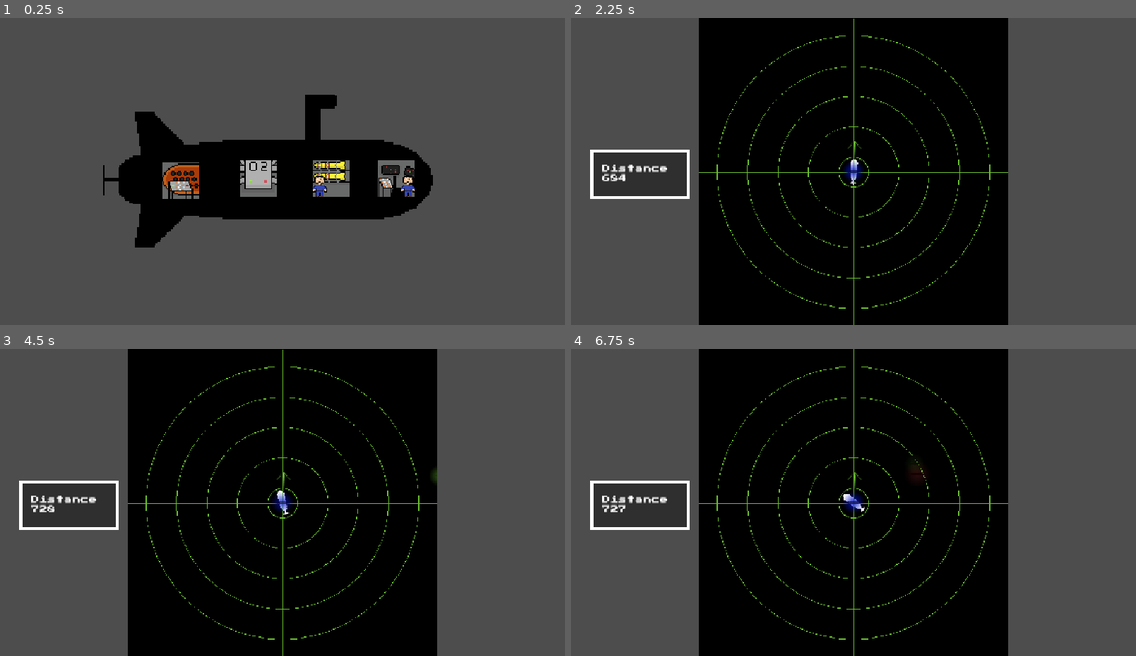
Above: before the commit, frames 1-4 (two rows, left to right).
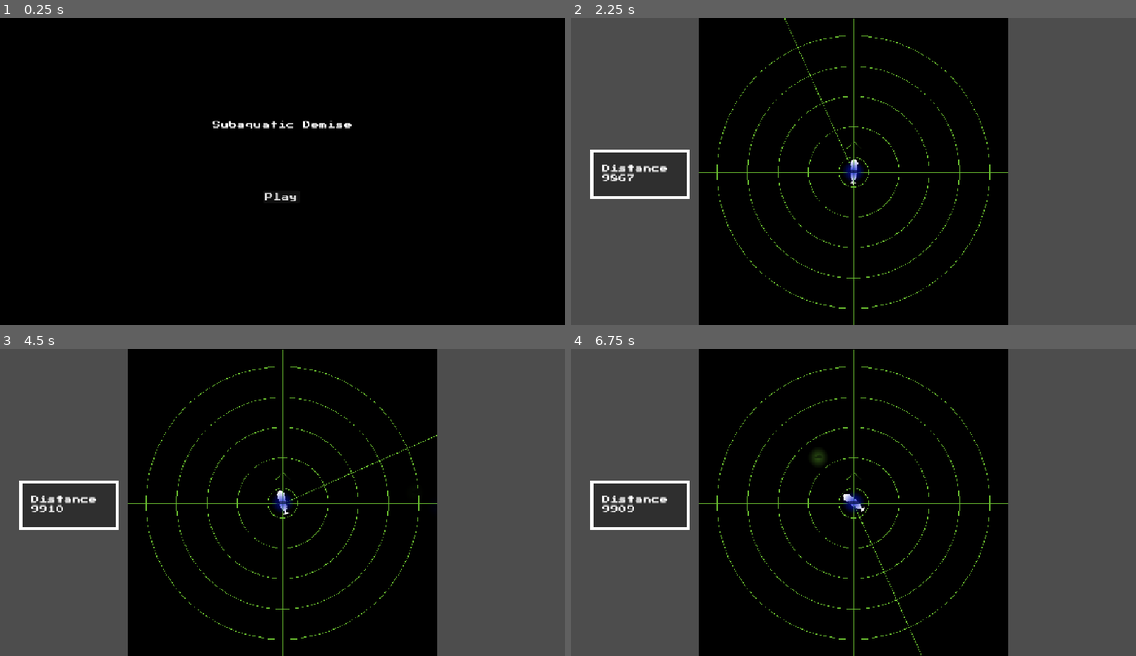
Above: after the commit, the same moments.

Repository: AJISGit/Ludum-Dare-60-Game
Game: Godot game, scene res://scenes/main_scene.tscn
Two runs of this game, one before a commit and one after it. Both use one fixed random seed, a clock stepped at 60 frames per second and the inputs below. The engine's default icon, where the game draws it, is replaced by a stand-in: a white triangle on a blue panel in a dark square. Sound files missing from this copy of the repository are replaced by a short silence.
Inputs (mouse positions are in pixels of both pictures, inside the frame that each line leads up to):
- Up to frame 1 (0.25 s): no input
- Up to frame 2 (2.25 s): click (853, 196) at 0.5 s, where only the run after the commit has a clickable "Play"; tap Enter at 1.25 s; move the mouse to (751, 180) at 1.27 s; hold D (phys_sub_right) 1.28-2.03 s; hold Shift (break) 1.28-2.03 s; tap Space (switch_view) at 2 s; move the mouse to (904, 180) at 2.02 s; hold S (phys_sub_down) from 2.03 s (still down); click (904, 180) at 2.1 s
- Up to frame 3 (4.5 s): move the mouse to (339, 434) at 2.77 s; release S (phys_sub_down) at 2.78 s; hold D (phys_sub_right) 2.78-3.53 s; hold Space (switch_view) 2.78-3.53 s; tap Enter at 3.5 s; move the mouse to (259, 511) at 3.52 s; hold W (phys_sub_up) 3.53-4.28 s; tap Shift (break) at 3.6 s; tap Space (switch_view) at 4.25 s; move the mouse to (395, 511) at 4.27 s; press the mouse at (395, 511) at 4.28 s; hold A (phys_sub_left) from 4.28 s (still down)
- Up to frame 4 (6.75 s): move the mouse to (684, 456) at 5.02 s; release the mouse at (684, 456) at 5.03 s; tap Space (switch_view) at 5.1, 6.5 s; tap Enter at 5.75 s; move the mouse to (893, 517) at 5.77 s; release A (phys_sub_left) at 5.78 s; hold S (phys_sub_down) 5.78-6.53 s; hold Shift (break) 5.78-6.53 s; move the mouse to (977, 517) at 6.52 s; hold D (phys_sub_right) from 6.53 s (still down); click (977, 517) at 6.6 s

The runs differ from the first frame. In frame 1, 88% of the frame differs, in the area x 0-100%, y 0-100%; in frame 2, 0.1%; in frame 3, 0.2%; in frame 4, 0.3%.

Commit message:
Add a main menu

Diff:
--- /dev/null
+++ b/main_menu.tscn
@@ -0,0 +1,33 @@
+[gd_scene format=3 uid="uid://cix80r7ukay8p"]
+
+[ext_resource type="FontFile" uid="uid://bi1iccf63nn47" path="res://fonts/press-start-2p-latin-400-normal.ttf" id="1_06t4h"]
+[ext_resource type="Script" uid="uid://d02dv8xbjtj82" path="res://scripts/button.gd" id="2_7vrkn"]
+
+[sub_resource type="LabelSettings" id="LabelSettings_5tn8i"]
+font = ExtResource("1_06t4h")
+
+[node name="Menu" type="Node2D" unique_id=835912587]
+
+[node name="Polygon2D" type="Polygon2D" parent="." unique_id=1274979700]
+position = Vector2(546, 169)
+scale = Vector2(106.90435, 88.632416)
+color = Color(0, 0, 0, 1)
+polygon = PackedVector2Array(-1127, -950, 2190, -984, 2217, 1552, -932, 1526)
+
+[node name="Label" type="Label" parent="." unique_id=1592604070]
+offset_left = 414.0
+offset_right = 686.0
+offset_bottom = 23.0
+text = "Subaquatic Demise"
+label_settings = SubResource("LabelSettings_5tn8i")
+
+[node name="Button" type="Button" parent="." unique_id=1842226617]
+offset_left = 512.0
+offset_top = 137.0
+offset_right = 584.0
+offset_bottom = 161.0
+theme_override_fonts/font = ExtResource("1_06t4h")
+text = "Play"
+script = ExtResource("2_7vrkn")
+
+[connection signal="pressed" from="Button" to="Button" method="_on_pressed"]
--- a/scenes/enemy.tscn
+++ b/scenes/enemy.tscn
@@ -18,7 +18,7 @@
 shape = SubResource("RectangleShape2D_5uy6h")
 
 [node name="ShootTimer" type="Timer" parent="." unique_id=328049047]
-wait_time = 5.0
+wait_time = 9.0
 autostart = true
 
 [connection signal="timeout" from="ShootTimer" to="." method="_on_shoot_timer_timeout"]
--- a/scenes/game.tscn
+++ b/scenes/game.tscn
@@ -33,7 +33,7 @@
 metadata/_custom_type_script = "uid://dk0bdgg7d0dbd"
 
 [node name="BreakTimer" type="Timer" parent="SubmarineData" unique_id=471319641]
-wait_time = 999999.0
+wait_time = 15.0
 one_shot = true
 autostart = true
 
--- a/scenes/game_world.tscn
+++ b/scenes/game_world.tscn
@@ -18,6 +18,7 @@
 
 [node name="GameWorld" type="Node2D" unique_id=425142831]
 script = ExtResource("1_0biqy")
+metadata/_edit_horizontal_guides_ = [-2570.0]
 
 [node name="Polygon2D" type="Polygon2D" parent="." unique_id=849206651]
 position = Vector2(546, 169)
@@ -81,7 +82,8 @@
 
 [node name="EndThing" type="Sprite2D" parent="." unique_id=281653843]
 unique_name_in_owner = true
-position = Vector2(502, -349)
+visible = false
+position = Vector2(502, -9532)
 texture = ExtResource("8_pdbwf")
 script = ExtResource("9_u1jpj")
 
--- a/scenes/main_scene.tscn
+++ b/scenes/main_scene.tscn
@@ -1,7 +1,8 @@
 [gd_scene format=3 uid="uid://dtdtrabuhyace"]
 
-[ext_resource type="PackedScene" uid="uid://owydjqr501u3" path="res://scenes/game.tscn" id="1_w2twt"]
+[ext_resource type="PackedScene" uid="uid://cix80r7ukay8p" path="res://main_menu.tscn" id="1_pw63i"]
 
 [node name="MainScene" type="Node2D" unique_id=324674365]
 
-[node name="Game" parent="." unique_id=1595279973 instance=ExtResource("1_w2twt")]
+[node name="Menu" parent="." unique_id=835912587 instance=ExtResource("1_pw63i")]
+position = Vector2(0, 200)
--- /dev/null
+++ b/scripts/button.gd
@@ -0,0 +1,8 @@
+extends Button
+
+const GAME = preload("uid://owydjqr501u3")
+
+func _on_pressed() -> void:
+	var game = GAME.instantiate()
+	$"../..".add_child(game)
+	get_parent().queue_free()
--- a/scripts/enemy.gd
+++ b/scripts/enemy.gd
@@ -21,7 +21,7 @@
 		pass
 	# Code recycled from my last game jam game: https://ajisboss.itch.io/countdown-to-powerdown
 	look_at(orbit_point.global_position)
-	position += Vector2(1.0, 0.0).rotated(rotation) * 100.0 * delta
+	position += Vector2(1.0, 0.0).rotated(rotation) * 150.0 * delta
 	rotation = 0
 
 
Not shown, added: scripts/button.gd.uid
Not shown, changed: .gitignore
